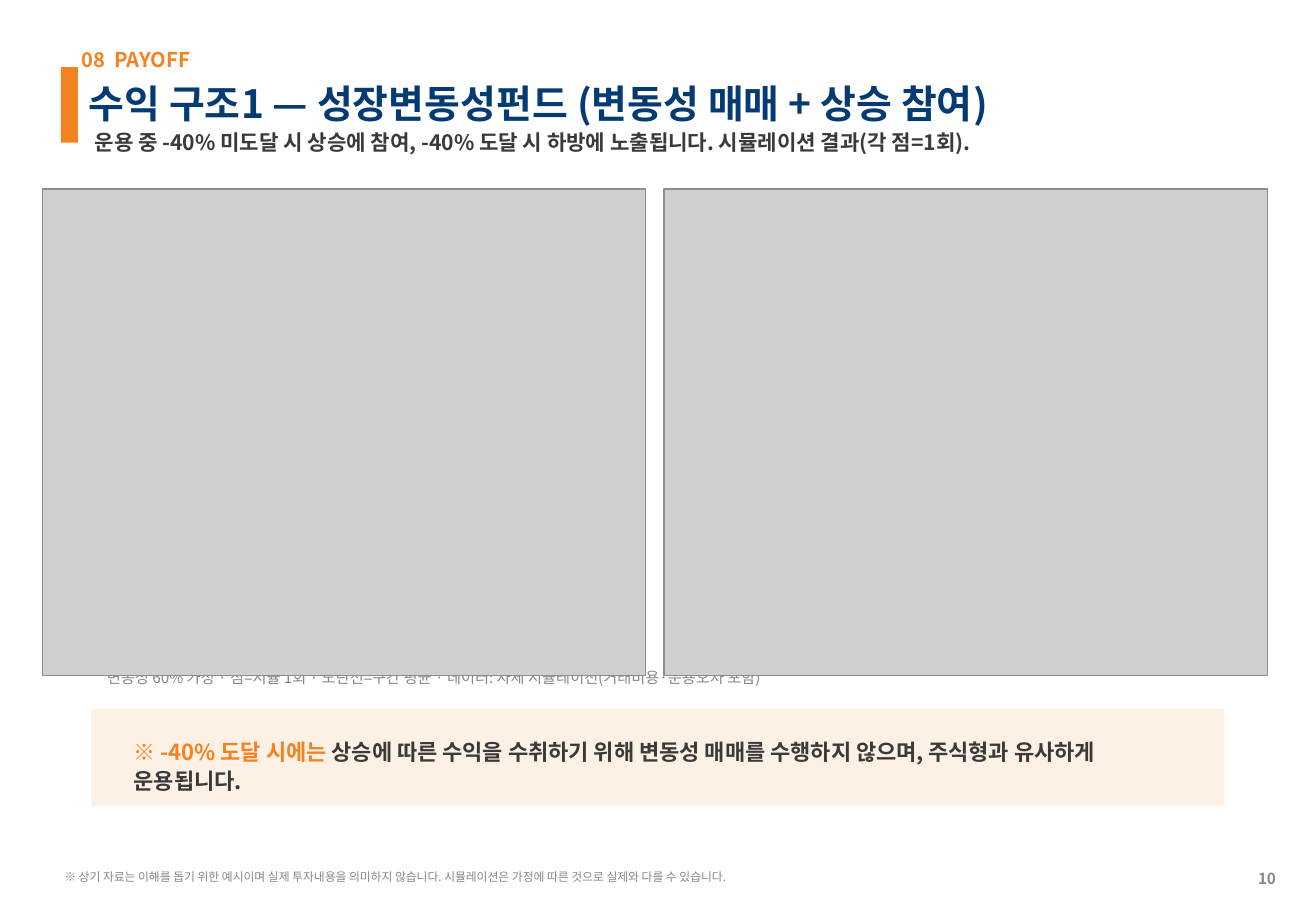
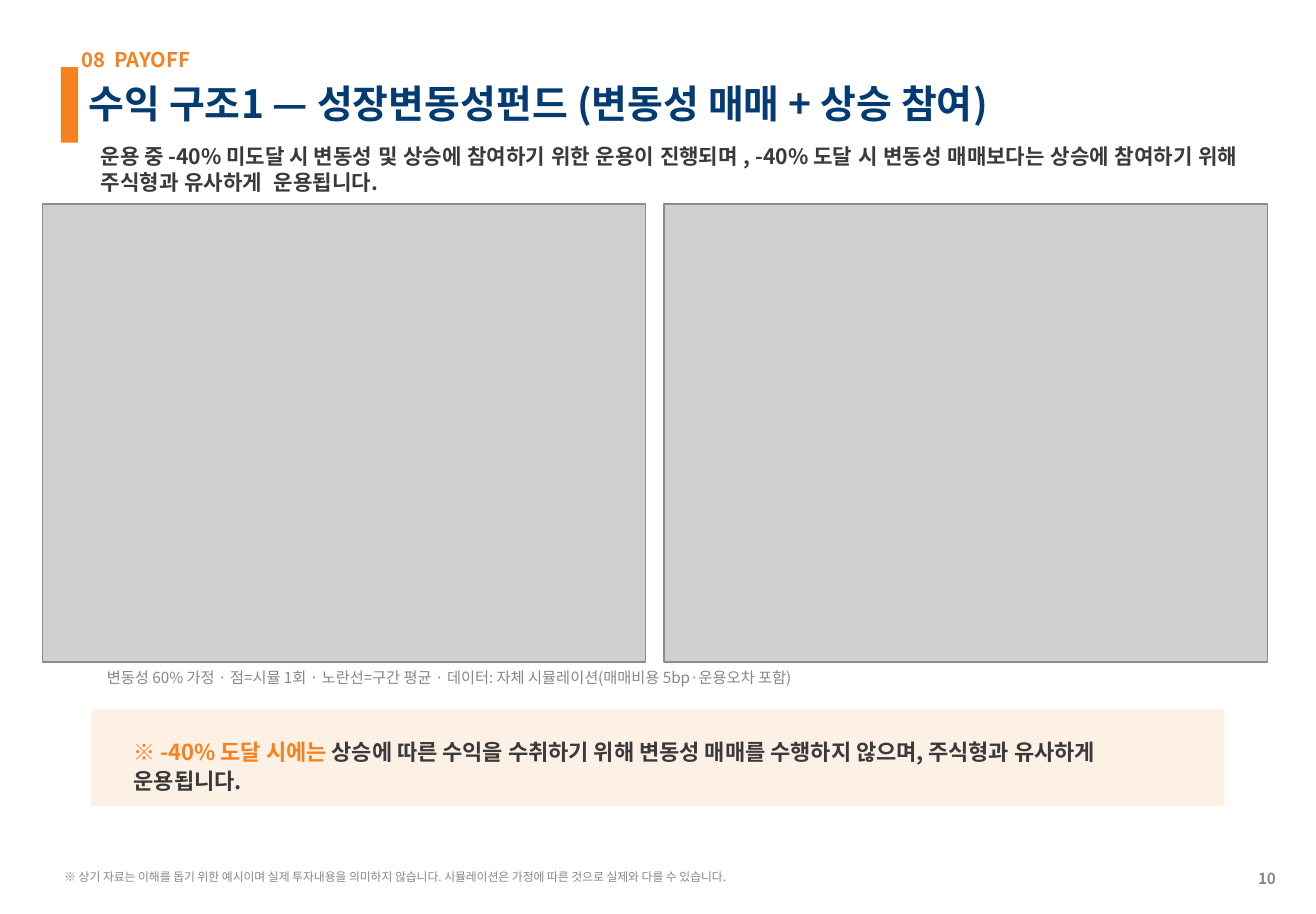
Before and after one commit to gamer383-bit/Volatility-Fund, a slide deck: slide 10 of 제안서/변동성하베스트펀드_AITop2_v1_20260715.pptx. Drawn at 1316x914 pixels with LibreOffice and Linux fonts; fonts in the diff are those of the drawing; grey boxes stand for pictures. Boxes give left, top, right and bottom in pixels: in the first picture for what was removed or moved away, otherwise in the second. Text is boxed around its words. In the diff, an @@ line names an element or a change of style, - is before the commit and + after.

```diff
--- a/제안서/변동성하베스트펀드_AITop2_v1_20260715.pptx
+++ b/제안서/변동성하베스트펀드_AITop2_v1_20260715.pptx
@@ text at box(101, 146, 1237, 192): text changed @@
-운용 중 -40% 미도달 시 상승에 참여, -40% 도달 시 하방에 노출됩니다. 시뮬레이션 결과(각 점=1회).
+운용 중 -40% 미도달 시 변동성 및 상승에 참여하기 위한 운용이 진행되며 , -40% 도달 시 변동성 매매보다는 상승에 참여하기 위해 주식형과 유사하게 운용됩니다.
@@ picture: place and size @@
-picture at box(43, 189, 646, 675)
+picture at box(43, 203, 646, 662)
@@ picture: place and size @@
-picture at box(664, 189, 1267, 675)
+picture at box(664, 203, 1267, 662)
@@ text at box(107, 670, 791, 687): text changed @@
-변동성 60% 가정 · 점=시뮬 1회 · 노란선=구간 평균 · 데이터: 자체 시뮬레이션(거래비용·운용오차 포함)
+변동성 60% 가정 · 점=시뮬 1회 · 노란선=구간 평균 · 데이터: 자체 시뮬레이션(매매비용 5bp·운용오차 포함)
```
Also in this commit, not shown: 3 other slides changed, 4 other files.
